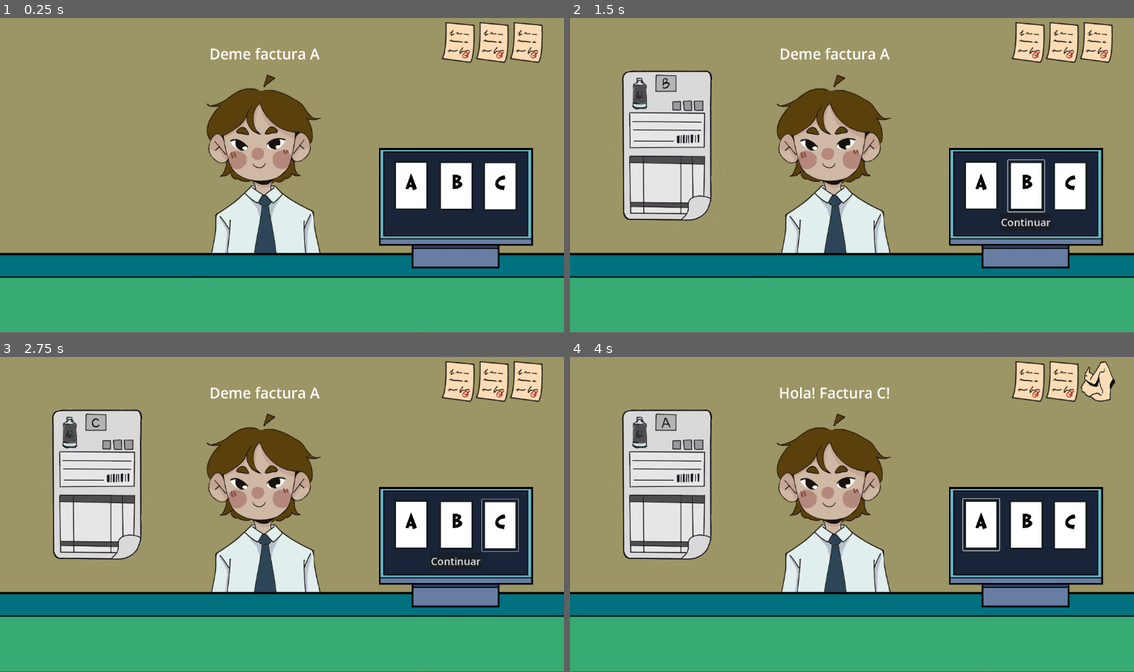
Above: before the commit, frames 1-4 (two rows, left to right).
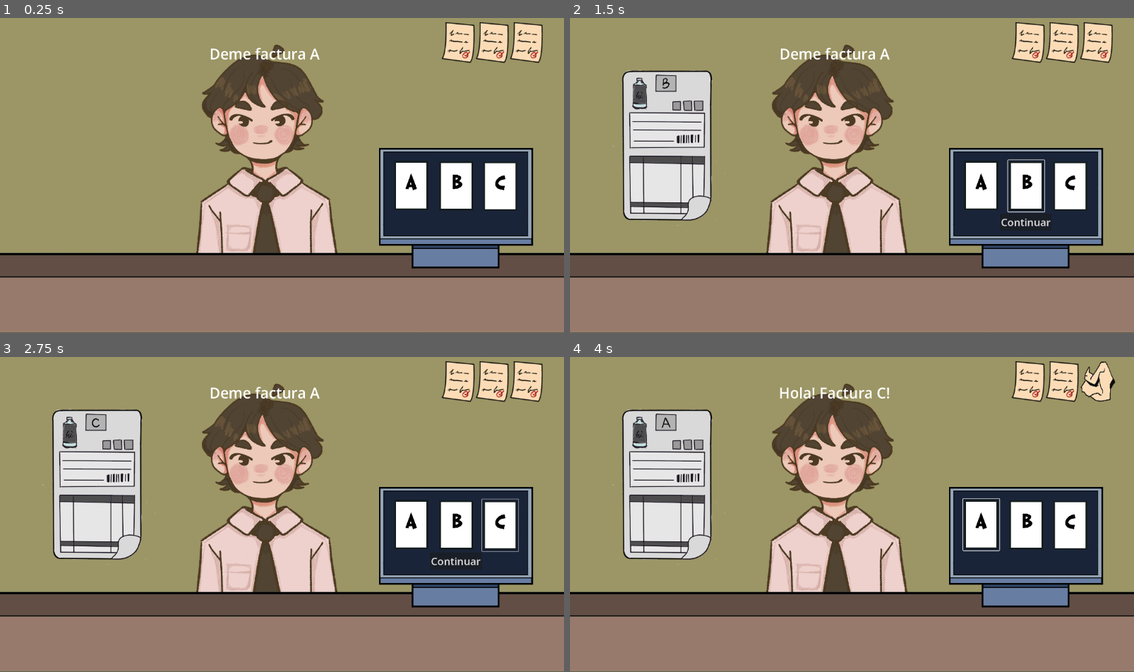
Above: after the commit, the same moments.

Repository: ninnis29/Facturae
Game: Godot game, scene res://Scenes/main.tscn
Two runs of this game, one before a commit and one after it. Both use one fixed random seed, a clock stepped at 60 frames per second and the inputs below.
Inputs (mouse positions are in pixels of both pictures, inside the frame that each line leads up to):
- Up to frame 1 (0.25 s): no input
- Up to frame 2 (1.5 s): click (981, 184) at 0.5 s; click (1026, 184) at 1.25 s
- Up to frame 3 (2.75 s): click (501, 523) at 2 s
- Up to frame 4 (4 s): click "Continuar" at 2.75 s; click (981, 523) at 3.5 s

The runs differ from the first frame. In frame 1, 35% of the frame differs, in the area x 0-100%, y 8-100%; in frame 2, 35%; in frame 3, 35%; in frame 4, 35%.

Commit message:
personaje cambiado plus mesita color madera :)

Diff:
--- a/facturae/Scenes/main.tscn
+++ b/facturae/Scenes/main.tscn
@@ -1,9 +1,9 @@
 [gd_scene load_steps=9 format=3 uid="uid://bcnwamcc1w56l"]
 
 [ext_resource type="Script" uid="uid://17c2y0j4ybqa" path="res://Scripts/main.gd" id="1_8gbba"]
-[ext_resource type="Texture2D" uid="uid://dadx3rh1hrvpw" path="res://Assets/Mesa.png" id="1_jjgbg"]
 [ext_resource type="PackedScene" uid="uid://cmrkkr24qaeva" path="res://Scenes/computer.tscn" id="2_bo1nx"]
 [ext_resource type="PackedScene" uid="uid://dgj228606yesh" path="res://Scenes/personaje.tscn" id="2_kry3j"]
+[ext_resource type="Texture2D" uid="uid://cyhuiq8wdjj7b" path="res://Assets/Mesa1.png" id="3_344ge"]
 [ext_resource type="PackedScene" uid="uid://dka3ks6dtqqg0" path="res://Scenes/facturas.tscn" id="4_jjvhh"]
 [ext_resource type="Texture2D" uid="uid://dfthfahcgtnhd" path="res://Assets/papel escrito.png" id="6_21xkr"]
 [ext_resource type="Texture2D" uid="uid://b6d06q4vlj81l" path="res://Assets/Fondo.png" id="7_6bp64"]
@@ -21,7 +21,7 @@
 
 [node name="Mesa" type="Sprite2D" parent="."]
 position = Vector2(968, 941)
-texture = ExtResource("1_jjgbg")
+texture = ExtResource("3_344ge")
 
 [node name="computer" parent="." instance=ExtResource("2_bo1nx")]
 position = Vector2(1560, 654)
--- a/facturae/Scenes/personaje.tscn
+++ b/facturae/Scenes/personaje.tscn
@@ -1,13 +1,14 @@
 [gd_scene load_steps=3 format=3 uid="uid://dgj228606yesh"]
 
 [ext_resource type="Script" uid="uid://f4vjoo4gsc7y" path="res://Scripts/personaje.gd" id="1_7vwx0"]
-[ext_resource type="Texture2D" uid="uid://bwa6813edrtb0" path="res://Assets/empresario lesbiano.png" id="1_ksl8w"]
+[ext_resource type="Texture2D" uid="uid://cv88nejawd4p7" path="res://Assets/Empresario - Normal.png" id="2_7vwx0"]
 
 [node name="Personaje" type="Node2D"]
 script = ExtResource("1_7vwx0")
 
 [node name="Empresario" type="Sprite2D" parent="."]
-texture = ExtResource("1_ksl8w")
+scale = Vector2(0.8, 0.8)
+texture = ExtResource("2_7vwx0")
 
 [node name="Label" type="Label" parent="."]
 offset_left = -252.0
Binary file added: facturae/Assets/Empresario - Normal.png
Not shown, changed: facturae/Assets/Empresario - Normal.png.import
Binary file added: facturae/Assets/Mesa1.png
Not shown, added: facturae/Assets/Mesa1.png.import
Binary file changed: facturae/Assets/Pantalla.png
Binary file removed: facturae/Assets/empresario lesbiano.png
